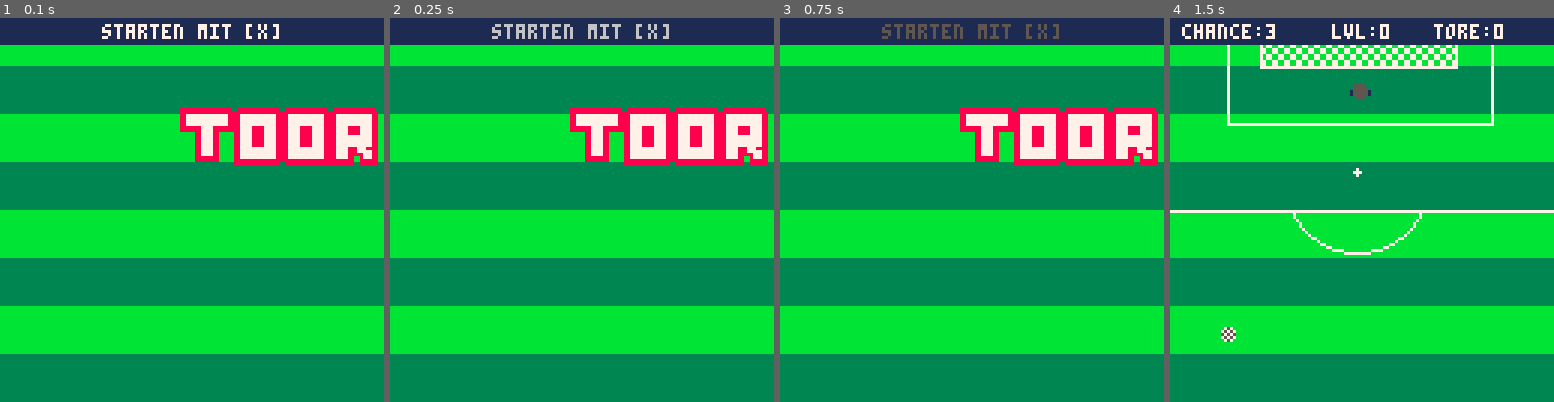
Above: before the commit, frames 1-4 (left to right).
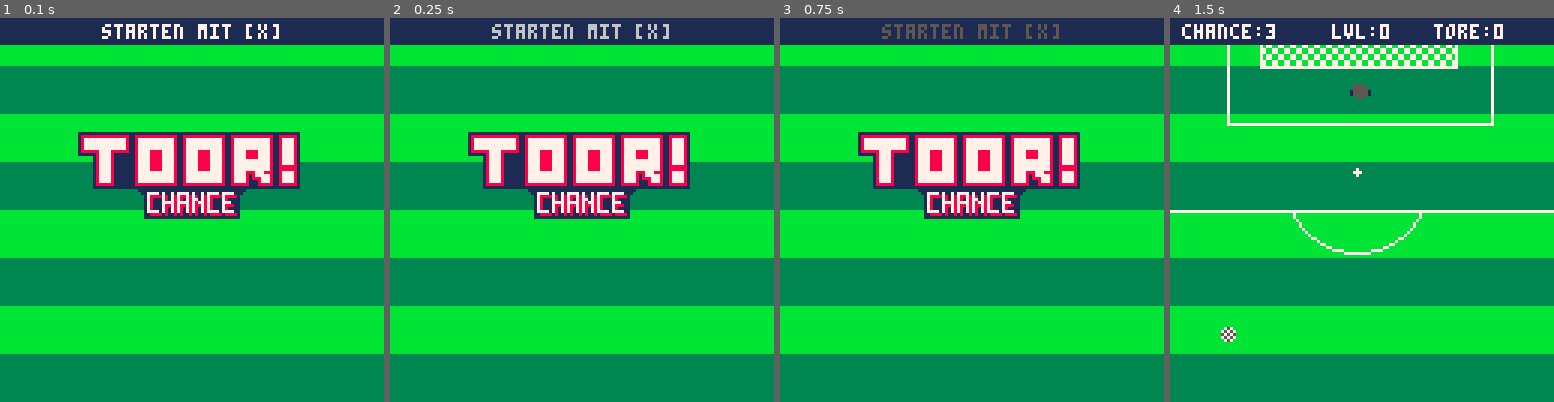
Above: after the commit, the same moments.

Repository: zothynine/torchance
Game: PICO-8 cartridge torchance.p8
Same seed, same stepped clock (60 frames per second), same inputs: the game is played once before the commit and once after it.
Inputs:
- Up to frame 1 (0.1 s): no input
- Up to frame 2 (0.25 s): no input
- Up to frame 3 (0.75 s): tap O (Z key) at 0.33, 0.7 s
- Up to frame 4 (1.5 s): tap X (X key) at 1.07 s; tap O (Z key) at 1.43 s

The runs differ from the first frame. In frame 1, 14% of the frame differs, in the area x 20-99%, y 23-53%; in frame 2, 14%; in frame 3, 14%; in frame 4, nothing differs.

Commit message:
Draw GFX for the start screen

Diff:
--- a/torchance.p8
+++ b/torchance.p8
@@ -172,7 +172,7 @@
 function draw_start()
 	--show start hint
 	draw_hint("starten mit [x]",true)
-	sspr(32,0,98,19,60,30)
+	sspr(32,0,74,29,26,38)
 end
 -->8
 --aim
Not shown, changed: 29 lines of the sprite sheet (__gfx__) section of torchance.p8
